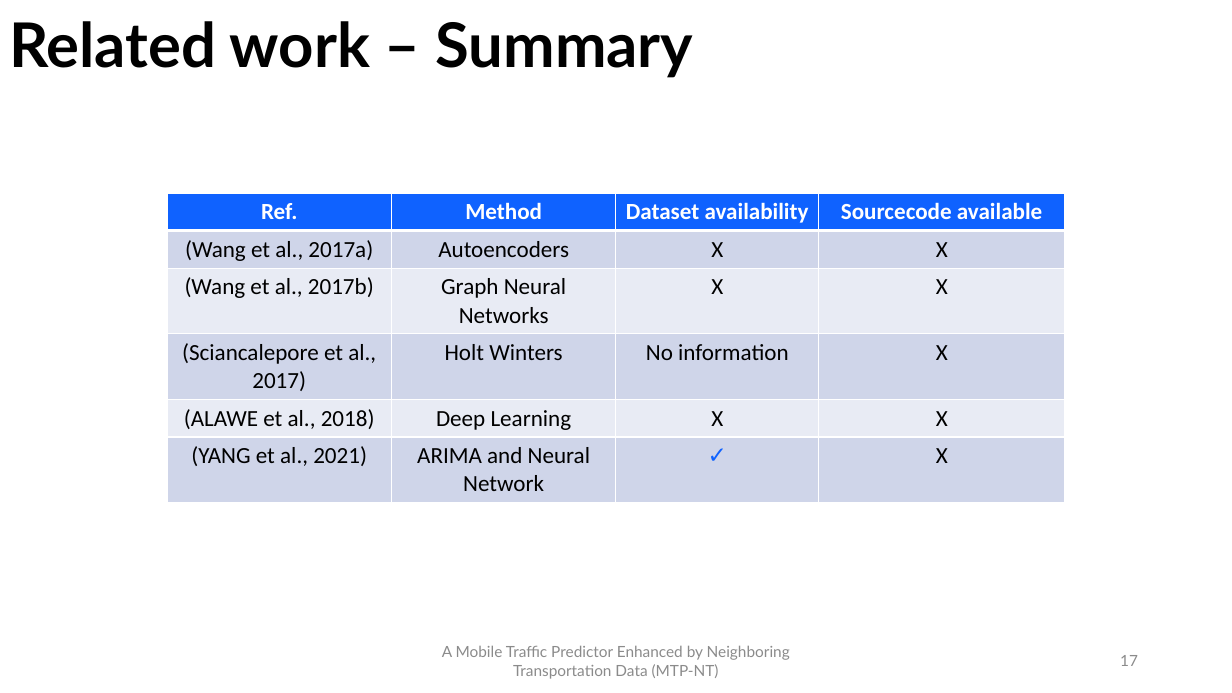
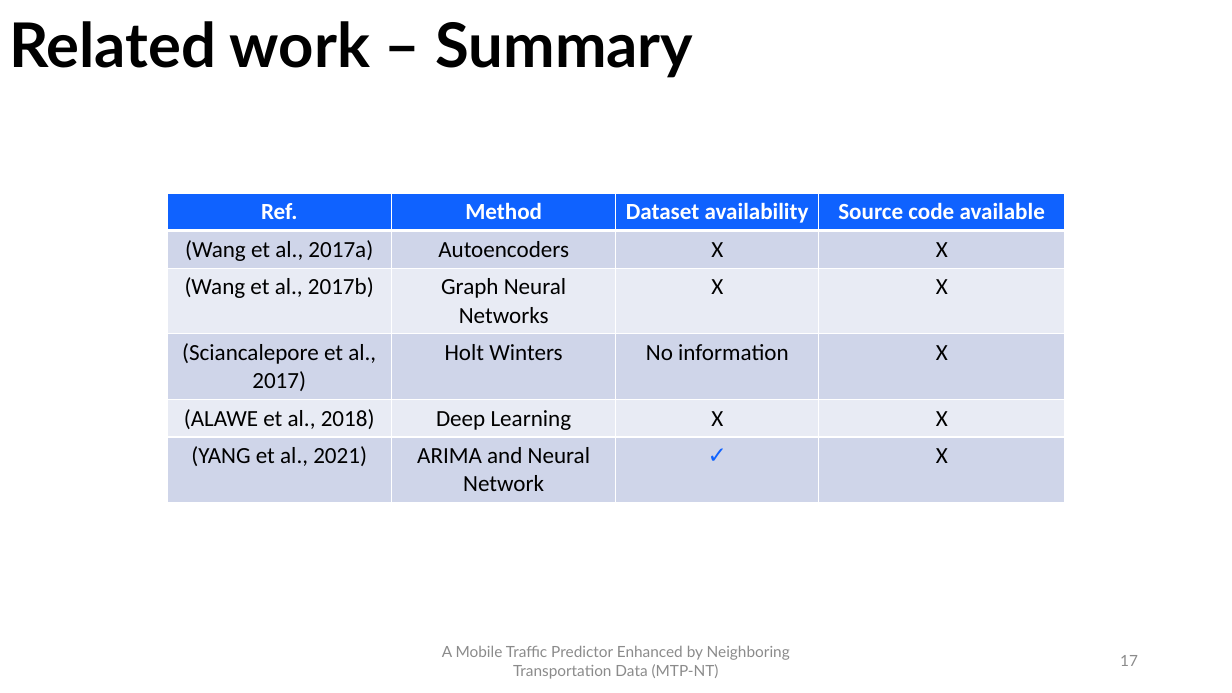
Before and after one commit to PatrickLdA/milan-telecom-analysis, a slide deck: slide 17 of defesa.pptx. Drawn at 1232x693 pixels with LibreOffice and Linux fonts; fonts in the diff are those of the drawing. Boxes give left, top, right and bottom in pixels: in the first picture for what was removed or moved away, otherwise in the second. Text is boxed around its words. In the diff, an @@ line names an element or a change of style, - is before the commit and + after.

Commit message:
Atualização apresentação

```diff
--- a/defesa.pptx
+++ b/defesa.pptx
@@ table at <box>167,193,1065,500</box> @@
-row 1, column 4: Sourcecode available
+row 1, column 4: Source code available
```
